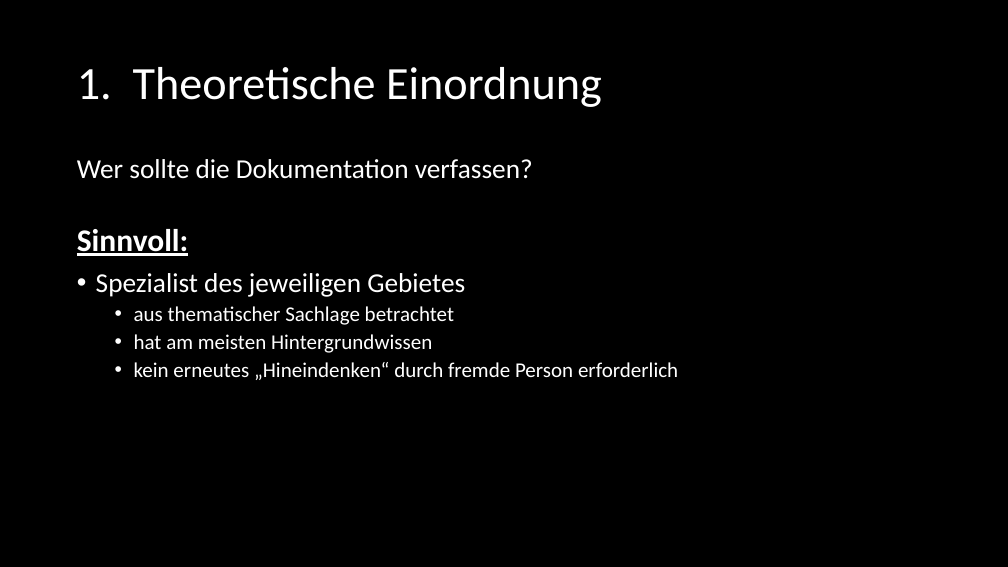
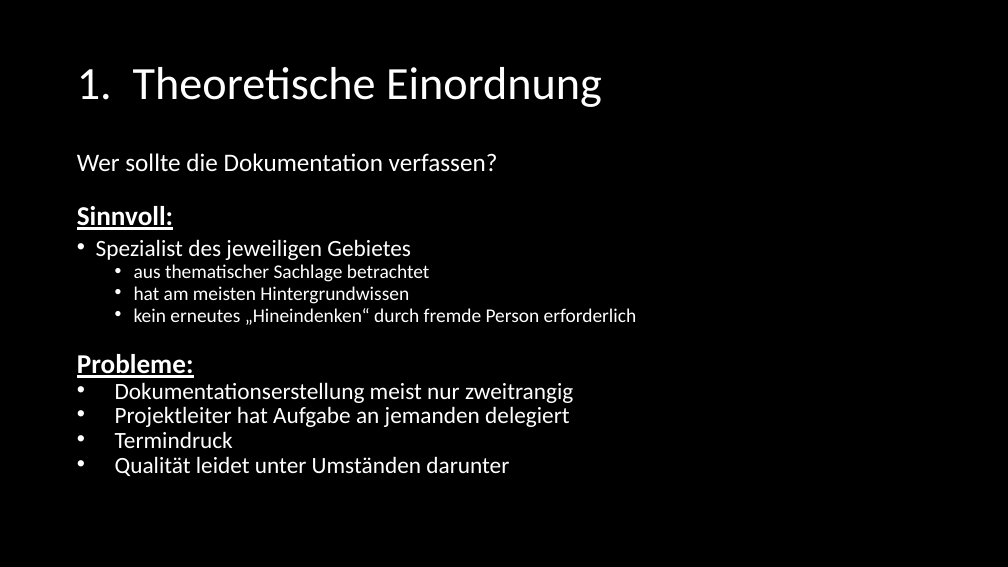
Before and after one commit to SE-Beleggruppe/Beleg_Planung, a slide deck: slide 6 of Präsentation/Felix - Dokumentation/SE_Dokumentation.pptx (slide 7 before the commit). Drawn at 1008x567 pixels with LibreOffice and Linux fonts; fonts in the diff are those of the drawing. Boxes give left, top, right and bottom in pixels: in the first picture for what was removed or moved away, otherwise in the second. Text is boxed around its words. In the diff, an @@ line names an element or a change of style, - is before the commit and + after.

Commit message:
Präsentation Dokumentation

```diff
--- a/Präsentation/Felix - Dokumentation/SE_Dokumentation.pptx
+++ b/Präsentation/Felix - Dokumentation/SE_Dokumentation.pptx
@@ text at bbox=[77, 153, 637, 325]: size 26 to 24.1 pt in "Wer sollte die Dokumentation verfassen?"; size 30 to 25.9 pt in "Sinnvoll:"; size 26 to 22.2 pt in "Spezialist des jeweiligen Gebietes"; size 20 to 18.5 pt in "aus thematischer Sachlage betrachtet", "hat am meisten Hintergrundwissen", "kein erneutes „Hineindenken“ durch fremde Person erforderlic ..."; line spacing 0.9 to 0.7 @@
@@ text at bbox=[77, 354, 573, 476]: paragraphs added @@
+  Probleme:
+  • Dokumentationserstellung meist nur zweitrangig
+  • Projektleiter hat Aufgabe an jemanden delegiert
+  • Termindruck
+  • Qualität leidet unter Umständen darunter
```
Also in this commit, not shown: 16 other slides changed, 2 slides added, 4 slides removed, 3 other files.
